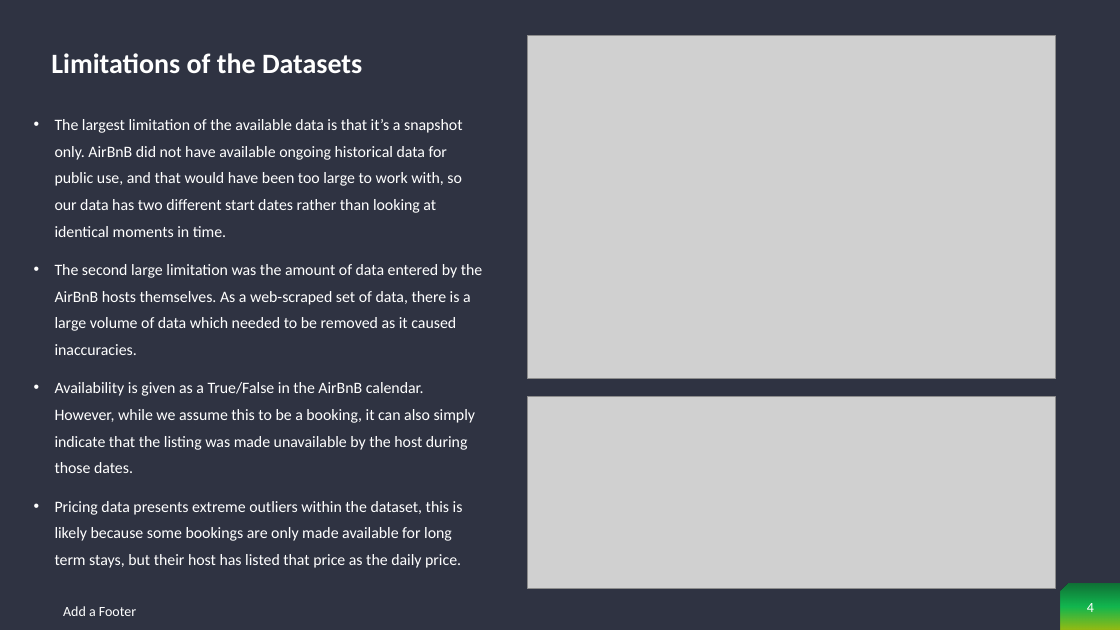
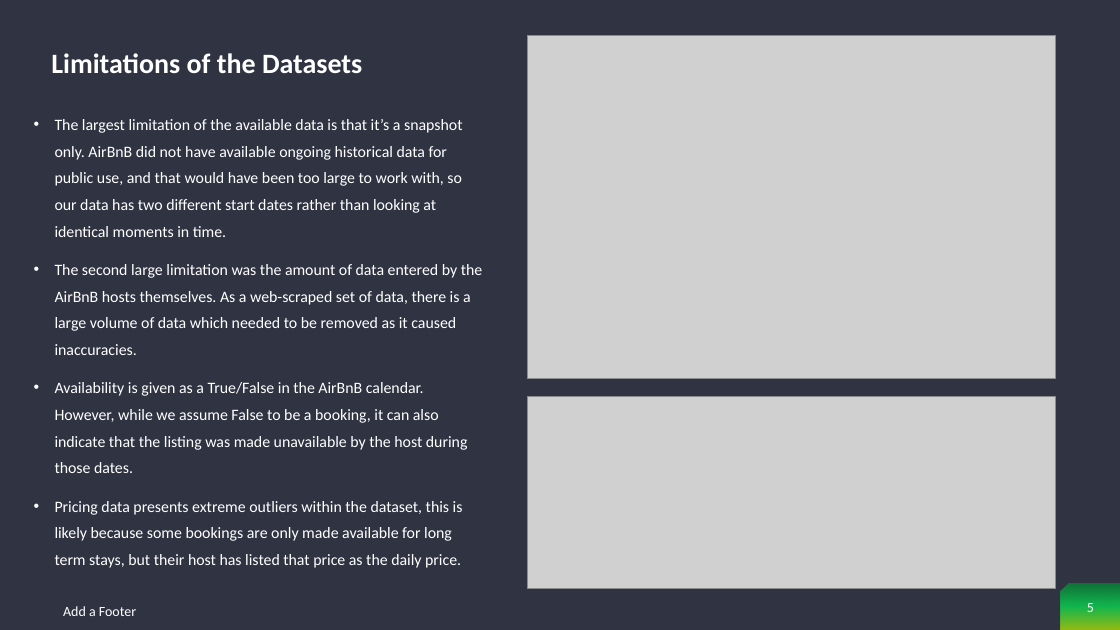
Before and after one commit to cjdance/Project_1, a slide deck: slide 5 of AirBnb Project - Sherin, Neena and Cody.pptx (slide 4 before the commit). Drawn at 1120x630 pixels with LibreOffice and Linux fonts; fonts in the diff are those of the drawing; grey boxes stand for pictures. Boxes give left, top, right and bottom in pixels: in the first picture for what was removed or moved away, otherwise in the second. Text is boxed around its words. In the diff, an @@ line names an element or a change of style, - is before the commit and + after.

```diff
--- a/AirBnb Project - Sherin, Neena and Cody.pptx
+++ b/AirBnb Project - Sherin, Neena and Cody.pptx
@@ text at [55,382,468,473]: text changed @@
-• Availability is given as a True/False in the AirBnB calendar. However, while we assume this to be a booking, it can also simply indicate that the listing was made unavailable by the host during those dates.
+• Availability is given as a True/False in the AirBnB calendar. However, while we assume False to be a booking, it can also indicate that the listing was made unavailable by the host during those dates.
@@ page number at [1087,603,1094,612]: text changed @@
-4
+5
```
Also in this commit, not shown: 2 other slides changed, 7 slides added, 1 slide removed.
